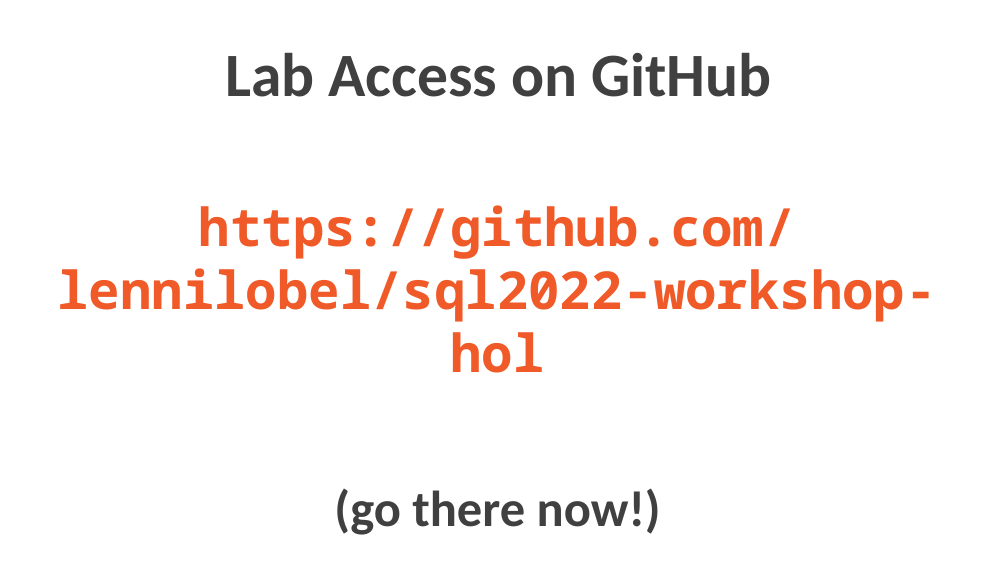
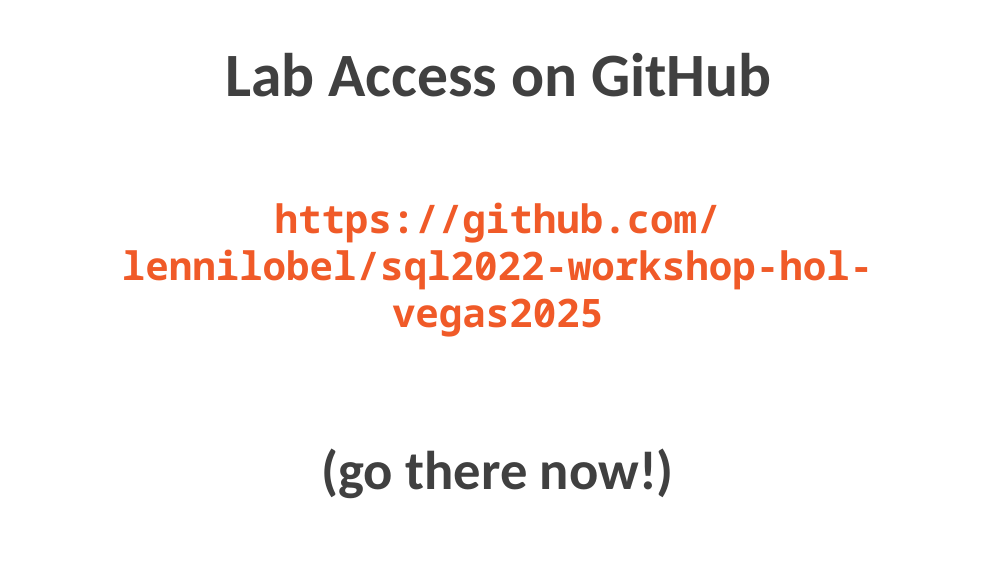
Before and after one commit to lennilobel/sql2022-workshop-hol-vegas2025, a slide deck: slide 5 of Hands-on Lab - SQL Server 2022 for Developers (Vegas2025).pptx. Drawn at 1008x567 pixels with LibreOffice and Linux fonts; fonts in the diff are those of the drawing; background and template pictures are left out. Boxes give left, top, right and bottom in pixels: in the first picture for what was removed or moved away, otherwise in the second. Text is boxed around its words. In the diff, an @@ line names an element or a change of style, - is before the commit and + after.

Commit message:
Vegas updates

```diff
--- a/Hands-on Lab - SQL Server 2022 for Developers (Vegas2025).pptx
+++ b/Hands-on Lab - SQL Server 2022 for Developers (Vegas2025).pptx
@@ text at [122, 202, 873, 337]: text changed; size 37.5 to 28 pt @@
-  https://github.com/
-  lennilobel/sql2022-workshop-hol
+  https://github.com/
+  lennilobel/sql2022-workshop-hol-vegas2025
@@ text at [321, 448, 674, 499]: size 36.1 to 39 pt in "(go there now!)" @@
```
Also in this commit, not shown: 4 other slides changed, 9 slides added, 11 slides removed.
